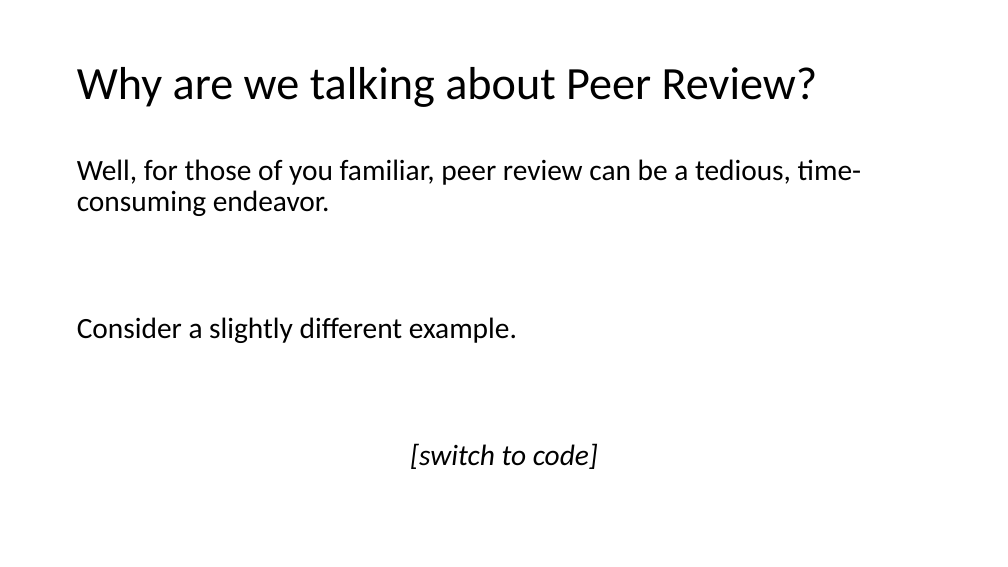
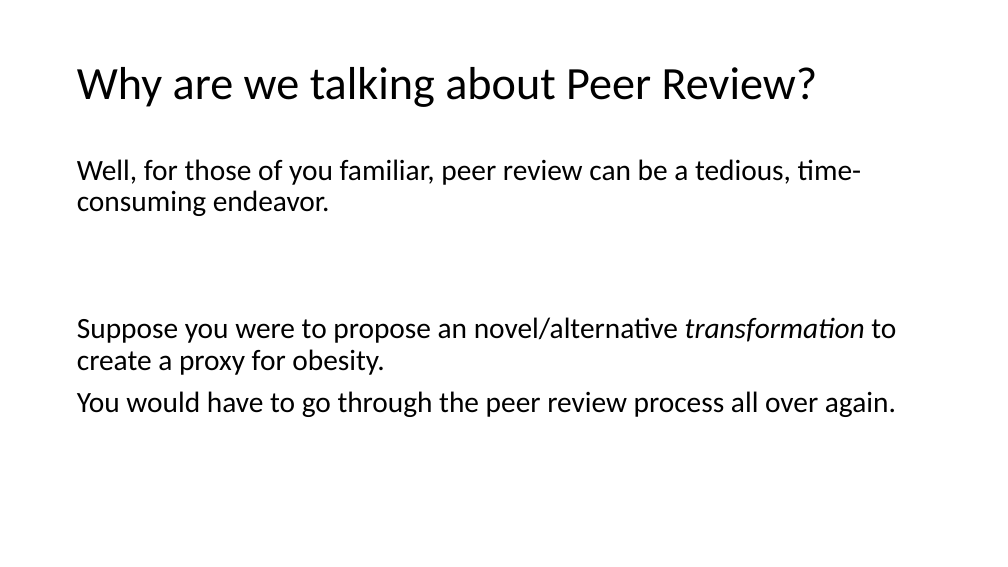
Before and after one commit to snyderjo/Neural-Network-Presentation, a slide deck: slide 13 of firstPart/Neural Networks - pt 1.pptx (slide 12 before the commit). Drawn at 1008x567 pixels with LibreOffice and Linux fonts; fonts in the diff are those of the drawing. Boxes give left, top, right and bottom in pixels: in the first picture for what was removed or moved away, otherwise in the second. Text is boxed around its words. In the diff, an @@ line names an element or a change of style, - is before the commit and + after.

```diff
--- a/firstPart/Neural Networks - pt 1.pptx
+++ b/firstPart/Neural Networks - pt 1.pptx
@@ text at box(77, 317, 896, 417): text changed @@
-Consider a slightly different example.
-[switch to code]
+Suppose you were to propose an novel/alternative transformation to create a proxy for obesity.
+You would have to go through the peer review process all over again.
```
Also in this commit, not shown: 10 other slides changed, 3 slides added, 1 other file.
